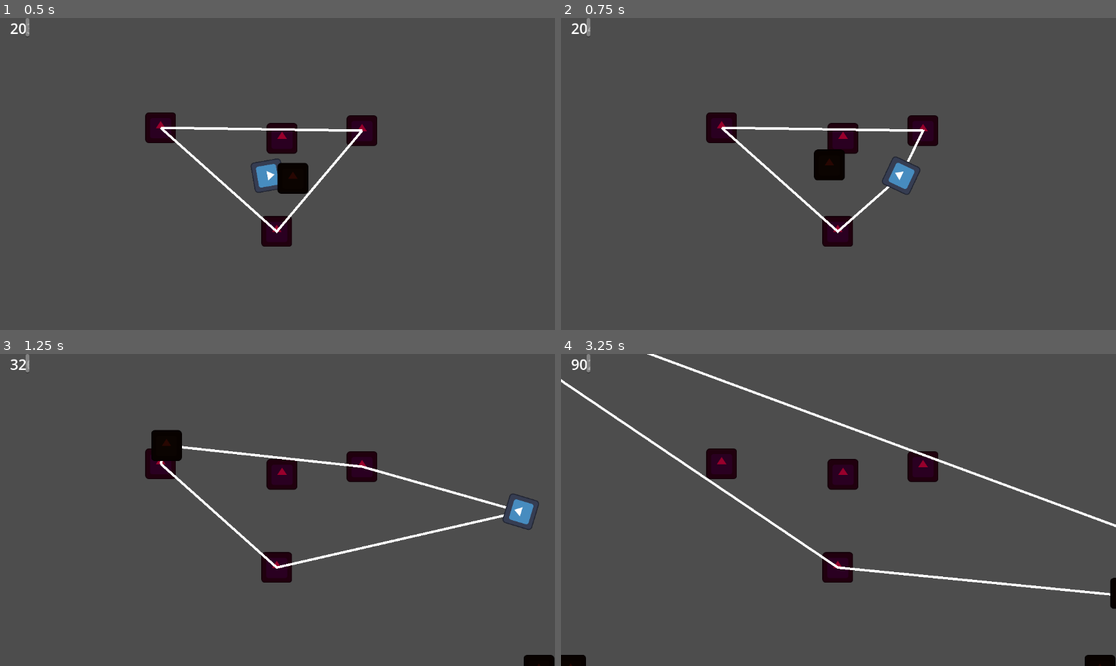
Above: before the commit, frames 1-4 (two rows, left to right).
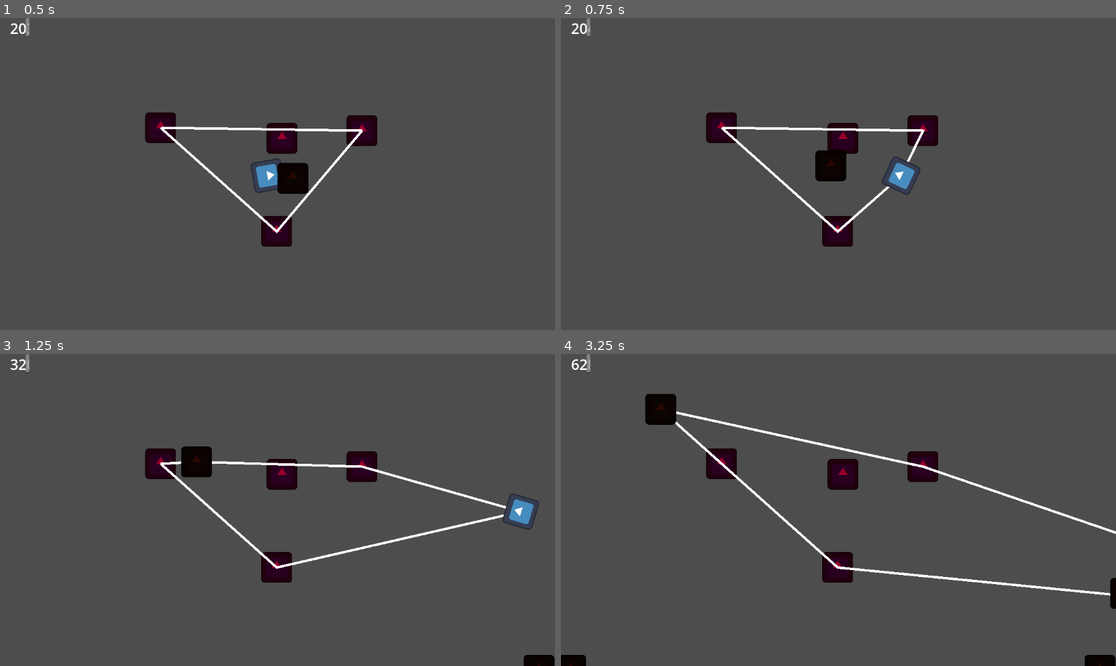
Above: after the commit, the same moments.

Repository: get-shwifty/ld54bis
Game: Godot game, scene res://logic/level/node_2d.tscn
Same seed, same stepped clock (60 frames per second), same inputs: the game is played once before the commit and once after it. The engine's default icon, where the game draws it, is replaced by a stand-in: a white triangle on a blue panel in a dark square.
Inputs (mouse positions are in pixels of both pictures, inside the frame that each line leads up to):
- Up to frame 1 (0.5 s): no input
- Up to frame 2 (0.75 s): tap Enter at 0.5 s; move the mouse to (583, 27) at 0.52 s; hold D (game_right) from 0.53 s (still down); tap Space (game_kick) at 0.6 s
- Up to frame 3 (1.25 s): keep holding D (game_right)
- Up to frame 4 (3.25 s): move the mouse to (727, 525) at 1.27 s; release D (game_right) at 1.28 s; hold S (game_down) 1.28-2.03 s; tap Space (game_kick) at 1.35, 2.1, 2.85 s; move the mouse to (894, 441) at 2.02 s; hold D (game_right) 2.03-2.78 s; move the mouse to (810, 572) at 2.77 s; hold W (game_up) from 2.78 s (still down)

Frame 1 is identical in both runs. In frame 2, 0.1% of the frame differs, in the area x 45-52%, y 42-53%; in frame 3, 1.5%; in frame 4, 3.0%, in the area x 0-100%, y 0-76%.

Commit message:
add drag

Diff:
--- a/project.godot
+++ b/project.godot
@@ -10,7 +10,6 @@
 
 [application]
 
-config/name="Elastic"
 run/main_scene="res://logic/level/node_2d.tscn"
 config/features=PackedStringArray("4.1", "GL Compatibility")
 config/icon="res://art/icon.svg"
@@ -57,6 +56,10 @@
 2d_physics/layer_1="player"
 2d_physics/layer_2="enemies"
 
+[physics]
+
+2d/default_linear_damp=1.0
+
 [rendering]
 
 renderer/rendering_method="gl_compatibility"
